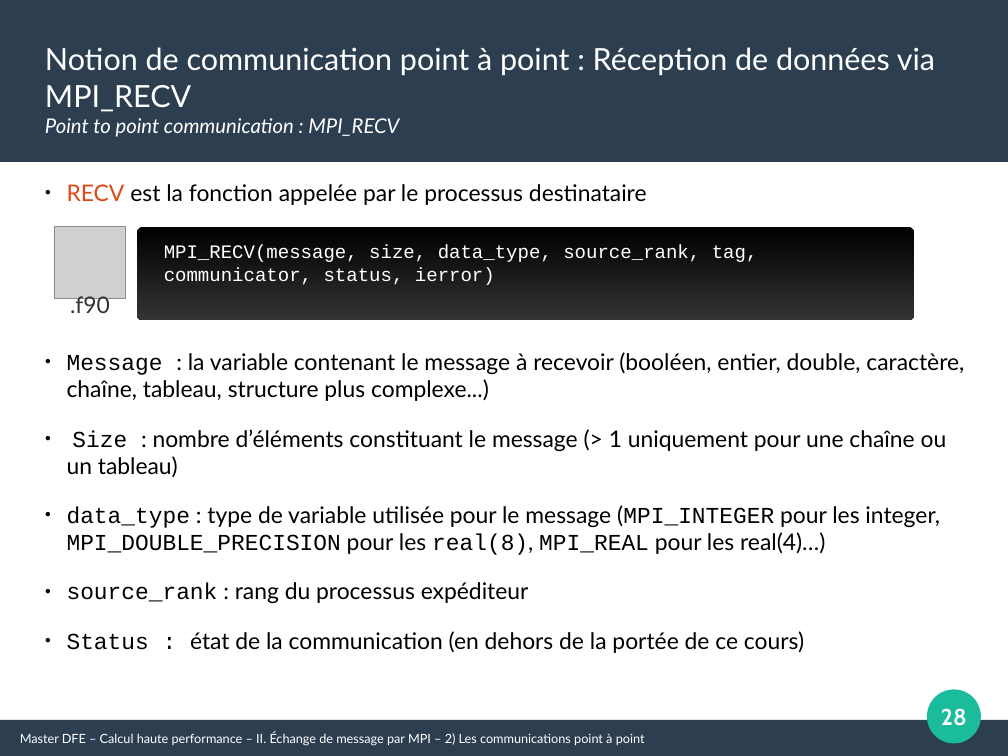
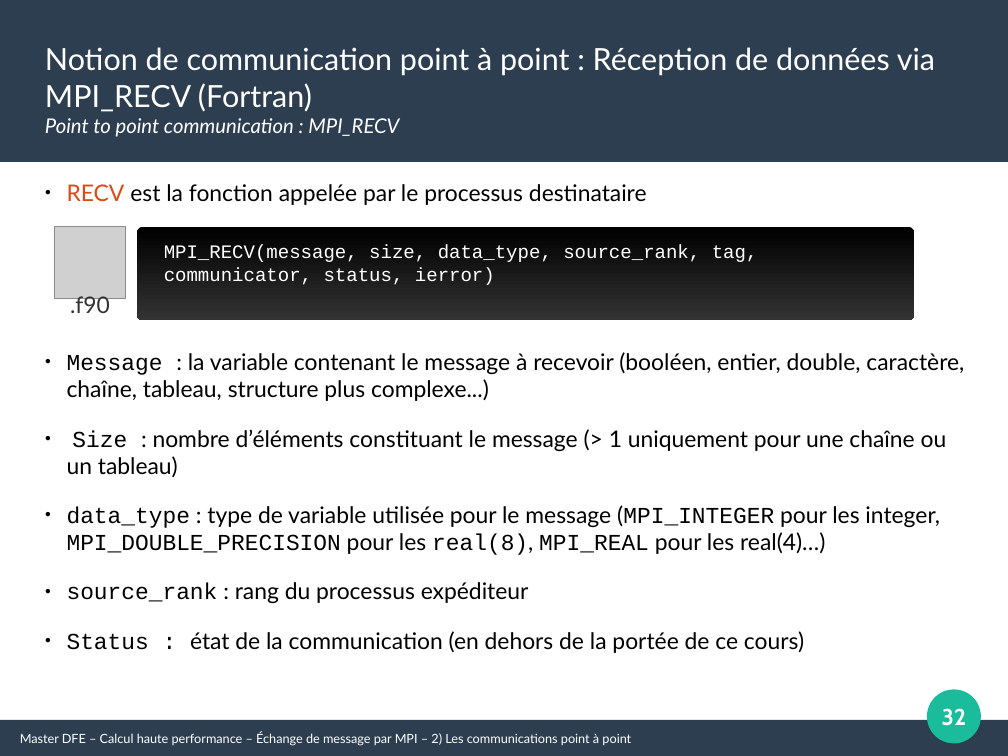
Before and after one commit to Maison-de-la-Simulation/HPC-DFE-Paris-Saclay, a slide deck: slide 32 of support/MPI.odp (slide 28 before the commit). Drawn at 1008x756 pixels with LibreOffice and Linux fonts; fonts in the diff are those of the drawing; grey boxes stand for pictures. Boxes give left, top, right and bottom in pixels: in the first picture for what was removed or moved away, otherwise in the second. Text is boxed around its words. In the diff, an @@ line names an element or a change of style, - is before the commit and + after.

```diff
--- a/support/MPI.odp
+++ b/support/MPI.odp
@@ text at <box>45,47,935,112</box>: text changed @@
-Notion de communication point à point : Réception de données via MPI_RECV
+Notion de communication point à point : Réception de données via MPI_RECV (Fortran)
@@ page number at <box>942,708,966,726</box>: text changed @@
-28
+32
@@ text at <box>20,732,631,746</box>: text changed @@
-Master DFE – Calcul haute performance – II. Échange de message par MPI – 2) Les communications point à point
+Master DFE – Calcul haute performance – Échange de message par MPI – 2) Les communications point à point
```
Also in this commit, not shown: 28 other slides changed, 7 slides added, 1 slide removed, 2 other files.
